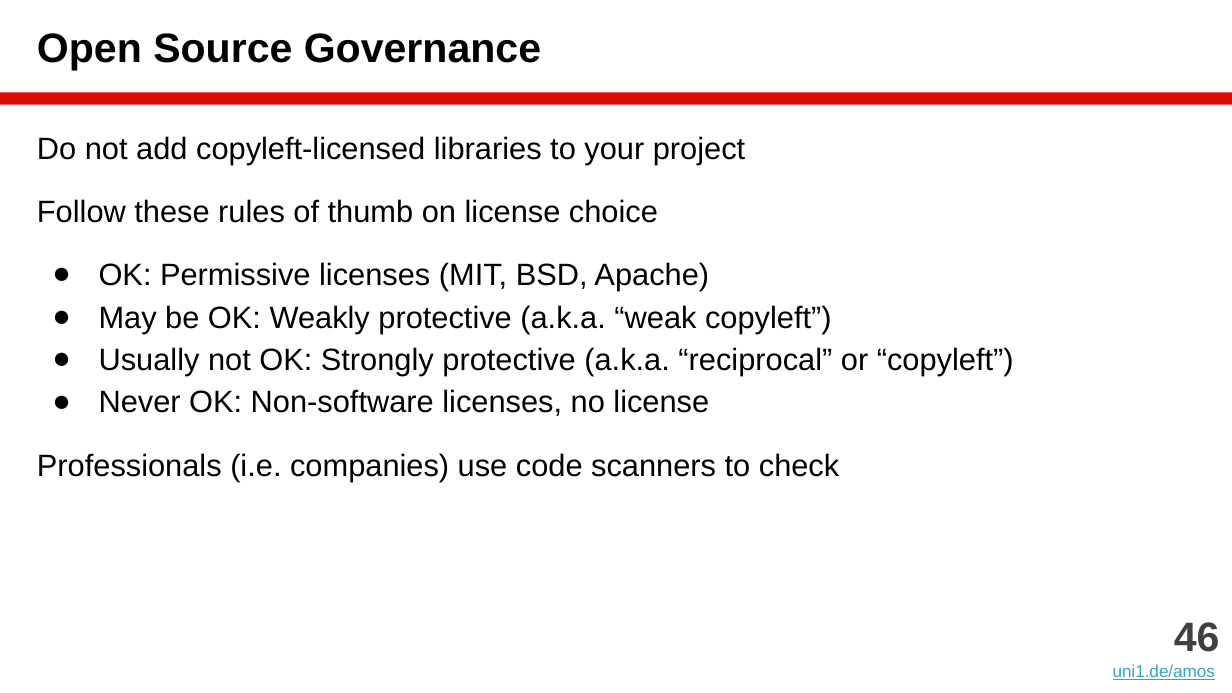
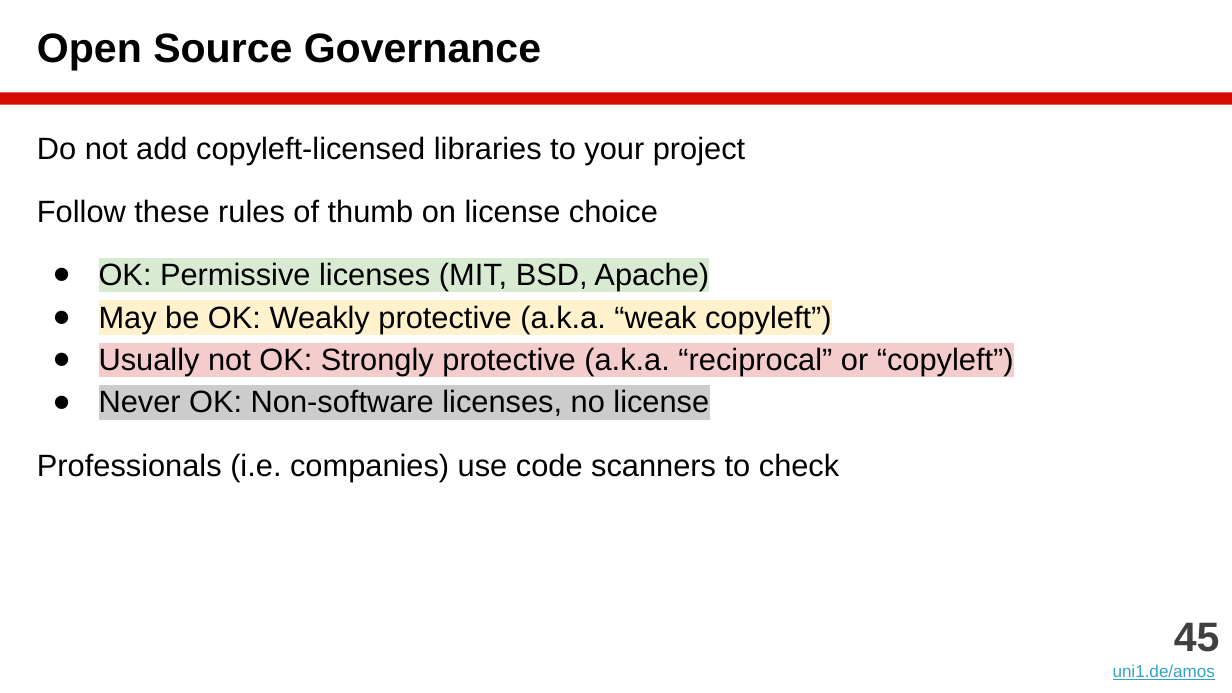
Before and after one commit to dirkriehle/amos-course, a slide deck: slide 45 of Lecture slides/AMOS B01 - Team and Tools.pptx (slide 46 before the commit). Drawn at 1232x693 pixels with LibreOffice and Linux fonts; fonts in the diff are those of the drawing. Boxes give left, top, right and bottom in pixels: in the first picture for what was removed or moved away, otherwise in the second. Text is boxed around its words. In the diff, an @@ line names an element or a change of style, - is before the commit and + after.

```diff
--- a/Lecture slides/AMOS B01 - Team and Tools.pptx
+++ b/Lecture slides/AMOS B01 - Team and Tools.pptx
@@ text at box(99, 262, 1014, 416): highlight none to #D9EAD3 in "OK: Permissive licenses (MIT, BSD, Apache)"; highlight none to #FFF2CC in "May be OK: Weakly protective (a.k.a. “weak ..."; highlight none to #F4CCCC in "Usually not OK: Strongly protective (a.k.a. “reciprocal” ..."; highlight none to #CCCCCC in "Never OK: Non-software licenses, no license" @@
@@ text at box(1174, 622, 1220, 652): text changed @@
-46
+45
```
Also in this commit, not shown: 4 other slides changed, 1 slide removed, 3 other files.
